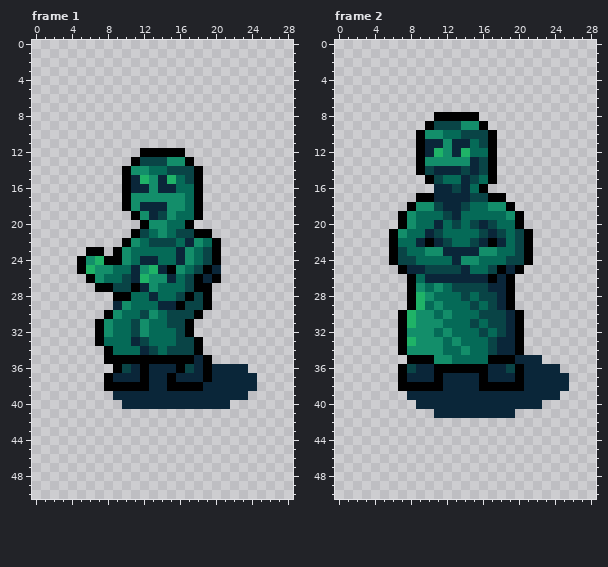
Pixel-art file: Succubus/Sprites/EarthOpponents.aseprite. The picture above is the old version.
29x51 pixels, 28 frames. Shown: frame 1, frame 2. The commit also changed other frames, which this record leaves out.
Now the later version:
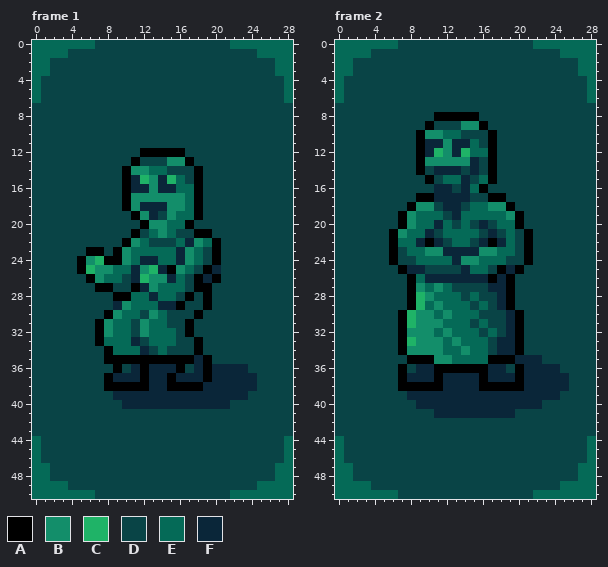
Palette (. is transparent): A #000000  B #138e6a  C #1fb367  D #094446  E #056a57  F #0a2639
Diff:
layer "Background" now shown
--- frame 1, layer "Background"
@@ x 0..28 @@
- 0 .............................
- 1 .............................
- 2 .............................
- 3 .............................
- 4 .............................
- 5 .............................
- 6 .............................
- 7 .............................
- 8 .............................
- 9 .............................
-10 .............................
-11 .............................
-12 ............AAAAA............
-13 ...........ADDDBBA...........
-14 ..........ABBEEDDDA..........
-15 ..........AFCBFCEDA..........
-16 ..........AFFBFFEEA..........
-17 ..........ABBBBBBEA..........
-18 ..........ABFFFBBEA..........
-19 ...........ABFDBEEA..........
-20 ............ABBEEA...........
-21 ...........ADEBEDDAA.........
-22 ..........ABEDDDEFBEA........
-23 ......AA.ABEEEEEFBEDA........
-24 .....ABCAABEFFEEFBEDA........
-25 .....ACBBEEFBCFABEDAF........
-26 ......ABEEDFCBBFEDAFA........
-27 .......AADDAFBEEEDAA.........
-28 .........AAEEFEEDADA.........
-29 .........FBEEEFFADDA.........
-30 ........ABEEDBEDDDA..........
-31 .......ABEEDBEEDDA...........
-32 .......ABEEDBEEEDA...........
-33 .......AEEEFDEEEDDA..........
-34 ........AEEEFDEDDDA..........
-35 ........AAAAAAAAAAFA.........
-36 .........ADFAFFFADFAFFFF.....
-37 ........AFFFAFFAFFFAFFFFF....
-38 ........AAAAAFFAAAAFFFFFF....
-39 .........FFFFFFFFFFFFFFF.....
-40 ..........FFFFFFFFFFFF.......
-41 .............................
-42 .............................
-43 .............................
-44 .............................
-45 .............................
-46 .............................
-47 .............................
-48 .............................
-49 .............................
-50 .............................
+ 0 EEEEEEEDDDDDDDDDDDDDDDEEEEEEE
+ 1 EEEEDDDDDDDDDDDDDDDDDDDDDEEEE
+ 2 EEDDDDDDDDDDDDDDDDDDDDDDDDDEE
+ 3 EEDDDDDDDDDDDDDDDDDDDDDDDDDEE
+ 4 EDDDDDDDDDDDDDDDDDDDDDDDDDDDE
+ 5 EDDDDDDDDDDDDDDDDDDDDDDDDDDDE
+ 6 EDDDDDDDDDDDDDDDDDDDDDDDDDDDE
+ 7 DDDDDDDDDDDDDDDDDDDDDDDDDDDDD
+ 8 DDDDDDDDDDDDDDDDDDDDDDDDDDDDD
+ 9 DDDDDDDDDDDDDDDDDDDDDDDDDDDDD
+10 DDDDDDDDDDDDDDDDDDDDDDDDDDDDD
+11 DDDDDDDDDDDDDDDDDDDDDDDDDDDDD
+12 DDDDDDDDDDDDAAAAADDDDDDDDDDDD
+13 DDDDDDDDDDDADDDBBADDDDDDDDDDD
+14 DDDDDDDDDDABBEEDDDADDDDDDDDDD
+15 DDDDDDDDDDAFCBFCEDADDDDDDDDDD
+16 DDDDDDDDDDAFFBFFEEADDDDDDDDDD
+17 DDDDDDDDDDABBBBBBEADDDDDDDDDD
+18 DDDDDDDDDDABFFFBBEADDDDDDDDDD
+19 DDDDDDDDDDDABFDBEEADDDDDDDDDD
+20 DDDDDDDDDDDDABBEEADDDDDDDDDDD
+21 DDDDDDDDDDDADEBEDDAADDDDDDDDD
+22 DDDDDDDDDDABEDDDEFBEADDDDDDDD
+23 DDDDDDAADABEEEEEFBEDADDDDDDDD
+24 DDDDDABCAABEFFEEFBEDADDDDDDDD
+25 DDDDDACBBEEFBCFABEDAFDDDDDDDD
+26 DDDDDDABEEDFCBBFEDAFADDDDDDDD
+27 DDDDDDDAADDAFBEEEDAADDDDDDDDD
+28 DDDDDDDDDAAEEFEEDADADDDDDDDDD
+29 DDDDDDDDDFBEEEFFADDADDDDDDDDD
+30 DDDDDDDDABEEDBEDDDADDDDDDDDDD
+31 DDDDDDDABEEDBEEDDADDDDDDDDDDD
+32 DDDDDDDABEEDBEEEDADDDDDDDDDDD
+33 DDDDDDDAEEEFDEEEDDADDDDDDDDDD
+34 DDDDDDDDAEEEFDEDDDADDDDDDDDDD
+35 DDDDDDDDAAAAAAAAAAFADDDDDDDDD
+36 DDDDDDDDDADFAFFFADFAFFFFDDDDD
+37 DDDDDDDDAFFFAFFAFFFAFFFFFDDDD
+38 DDDDDDDDAAAAAFFAAAAFFFFFFDDDD
+39 DDDDDDDDDFFFFFFFFFFFFFFFDDDDD
+40 DDDDDDDDDDFFFFFFFFFFFFDDDDDDD
+41 DDDDDDDDDDDDDDDDDDDDDDDDDDDDD
+42 DDDDDDDDDDDDDDDDDDDDDDDDDDDDD
+43 DDDDDDDDDDDDDDDDDDDDDDDDDDDDD
+44 EDDDDDDDDDDDDDDDDDDDDDDDDDDDE
+45 EDDDDDDDDDDDDDDDDDDDDDDDDDDDE
+46 EDDDDDDDDDDDDDDDDDDDDDDDDDDDE
+47 EEDDDDDDDDDDDDDDDDDDDDDDDDDEE
+48 EEDDDDDDDDDDDDDDDDDDDDDDDDDEE
+49 EEEEDDDDDDDDDDDDDDDDDDDDDEEEE
+50 EEEEEEEDDDDDDDDDDDDDDDEEEEEEE
--- frame 2, layer "Background"
@@ x 0..28 @@
- 0 .............................
- 1 .............................
- 2 .............................
- 3 .............................
- 4 .............................
- 5 .............................
- 6 .............................
- 7 .............................
- 8 ...........AAAAA.............
- 9 ..........ADDDBBA............
-10 .........ABBEEDDDA...........
-11 .........AFFBFFEDA...........
-12 .........AFCBFCEEA...........
-13 .........ABBBBBFDA...........
-14 .........ADFFFDFDA...........
-15 ..........ADEEFDEA...........
-16 ...........FFDFEA............
-17 .........AAFFFFDDAA..........
-18 ........ABBDFFDEEBBA.........
-19 .......ABEEEDFEEEEEBA........
-20 .......ABEEFEDEDFDEEA........
-21 ......ABEEFDEEEEDFDEDA.......
-22 ......AEEFAFDEEDFAFEDA.......
-23 ......ADEEBBFFFFBBEEDA.......
-24 ......ADDEEEEFBBEEEDDA.......
-25 .......AFFDDDDFEEDAFA........
-26 ........AEFFFFFFFAFA.........
-27 ........ABEBEDDDDFFA.........
-28 ........ACBEEEDEDDFA.........
-29 ........ACEBEEEDEDFA.........
-30 .......ACBBEBEEEDDDFA........
-31 .......ACBBBEEEDEDDFA........
-32 .......ABBBEBEEEDEDFA........
-33 .......ACBBBEBEEEDFFA........
-34 .......ABBBBEEBEEDFFA........
-35 ........AAABBEEEEAAAFFF......
-36 .......ADFFAAAAAAFFDAFFFF....
-37 .......AFFFAFFFFAFFFAFFFFF...
-38 .......AAAAAFFFFAAAAAFFFFF...
-39 ........FFFFFFFFFFFFFFFFF....
-40 .........FFFFFFFFFFFFFF......
-41 ...........FFFFFFFFF.........
-42 .............................
-43 .............................
-44 .............................
-45 .............................
-46 .............................
-47 .............................
-48 .............................
-49 .............................
-50 .............................
+ 0 EEEEEEEDDDDDDDDDDDDDDDEEEEEEE
+ 1 EEEEDDDDDDDDDDDDDDDDDDDDDEEEE
+ 2 EEDDDDDDDDDDDDDDDDDDDDDDDDDEE
+ 3 EEDDDDDDDDDDDDDDDDDDDDDDDDDEE
+ 4 EDDDDDDDDDDDDDDDDDDDDDDDDDDDE
+ 5 EDDDDDDDDDDDDDDDDDDDDDDDDDDDE
+ 6 EDDDDDDDDDDDDDDDDDDDDDDDDDDDE
+ 7 DDDDDDDDDDDDDDDDDDDDDDDDDDDDD
+ 8 DDDDDDDDDDDAAAAADDDDDDDDDDDDD
+ 9 DDDDDDDDDDADDDBBADDDDDDDDDDDD
+10 DDDDDDDDDABBEEDDDADDDDDDDDDDD
+11 DDDDDDDDDAFFBFFEDADDDDDDDDDDD
+12 DDDDDDDDDAFCBFCEEADDDDDDDDDDD
+13 DDDDDDDDDABBBBBFDADDDDDDDDDDD
+14 DDDDDDDDDADFFFDFDADDDDDDDDDDD
+15 DDDDDDDDDDADEEFDEADDDDDDDDDDD
+16 DDDDDDDDDDDFFDFEADDDDDDDDDDDD
+17 DDDDDDDDDAAFFFFDDAADDDDDDDDDD
+18 DDDDDDDDABBDFFDEEBBADDDDDDDDD
+19 DDDDDDDABEEEDFEEEEEBADDDDDDDD
+20 DDDDDDDABEEFEDEDFDEEADDDDDDDD
+21 DDDDDDABEEFDEEEEDFDEDADDDDDDD
+22 DDDDDDAEEFAFDEEDFAFEDADDDDDDD
+23 DDDDDDADEEBBFFFFBBEEDADDDDDDD
+24 DDDDDDADDEEEEFBBEEEDDADDDDDDD
+25 DDDDDDDAFFDDDDFEEDAFADDDDDDDD
+26 DDDDDDDDAEFFFFFFFAFADDDDDDDDD
+27 DDDDDDDDABEBEDDDDFFADDDDDDDDD
+28 DDDDDDDDACBEEEDEDDFADDDDDDDDD
+29 DDDDDDDDACEBEEEDEDFADDDDDDDDD
+30 DDDDDDDACBBEBEEEDDDFADDDDDDDD
+31 DDDDDDDACBBBEEEDEDDFADDDDDDDD
+32 DDDDDDDABBBEBEEEDEDFADDDDDDDD
+33 DDDDDDDACBBBEBEEEDFFADDDDDDDD
+34 DDDDDDDABBBBEEBEEDFFADDDDDDDD
+35 DDDDDDDDAAABBEEEEAAAFFFDDDDDD
+36 DDDDDDDADFFAAAAAAFFDAFFFFDDDD
+37 DDDDDDDAFFFAFFFFAFFFAFFFFFDDD
+38 DDDDDDDAAAAAFFFFAAAAAFFFFFDDD
+39 DDDDDDDDFFFFFFFFFFFFFFFFFDDDD
+40 DDDDDDDDDFFFFFFFFFFFFFFDDDDDD
+41 DDDDDDDDDDDFFFFFFFFFDDDDDDDDD
+42 DDDDDDDDDDDDDDDDDDDDDDDDDDDDD
+43 DDDDDDDDDDDDDDDDDDDDDDDDDDDDD
+44 EDDDDDDDDDDDDDDDDDDDDDDDDDDDE
+45 EDDDDDDDDDDDDDDDDDDDDDDDDDDDE
+46 EDDDDDDDDDDDDDDDDDDDDDDDDDDDE
+47 EEDDDDDDDDDDDDDDDDDDDDDDDDDEE
+48 EEDDDDDDDDDDDDDDDDDDDDDDDDDEE
+49 EEEEDDDDDDDDDDDDDDDDDDDDDEEEE
+50 EEEEEEEDDDDDDDDDDDDDDDEEEEEEE
